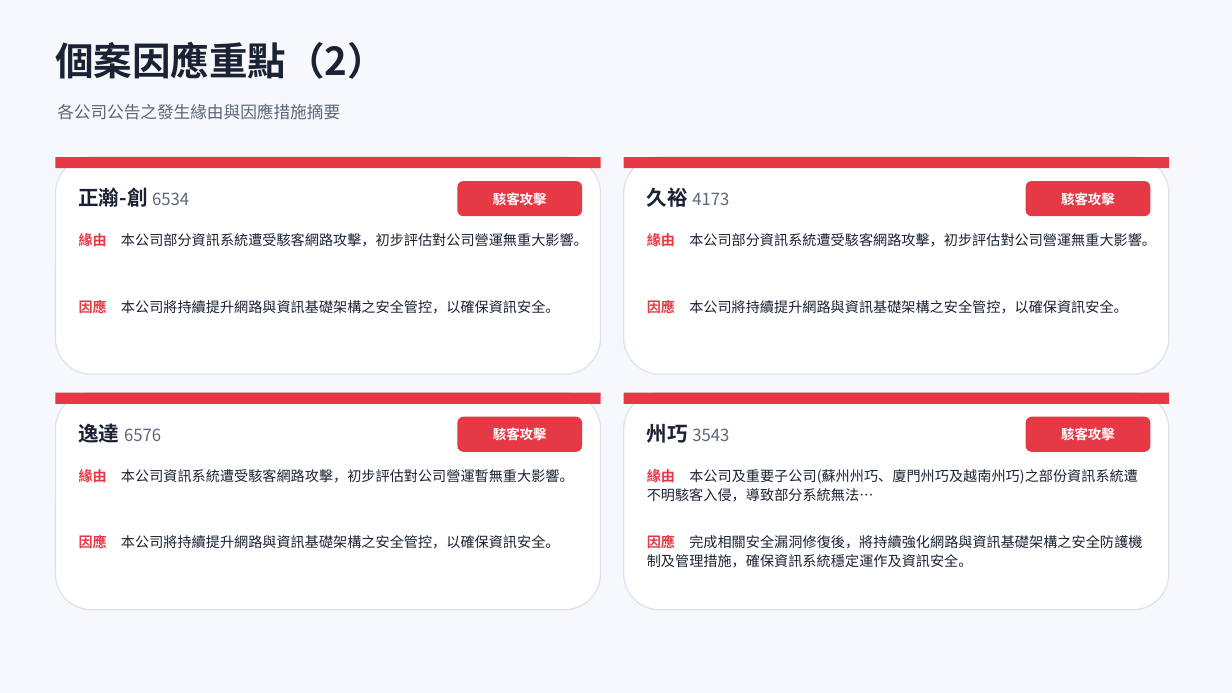
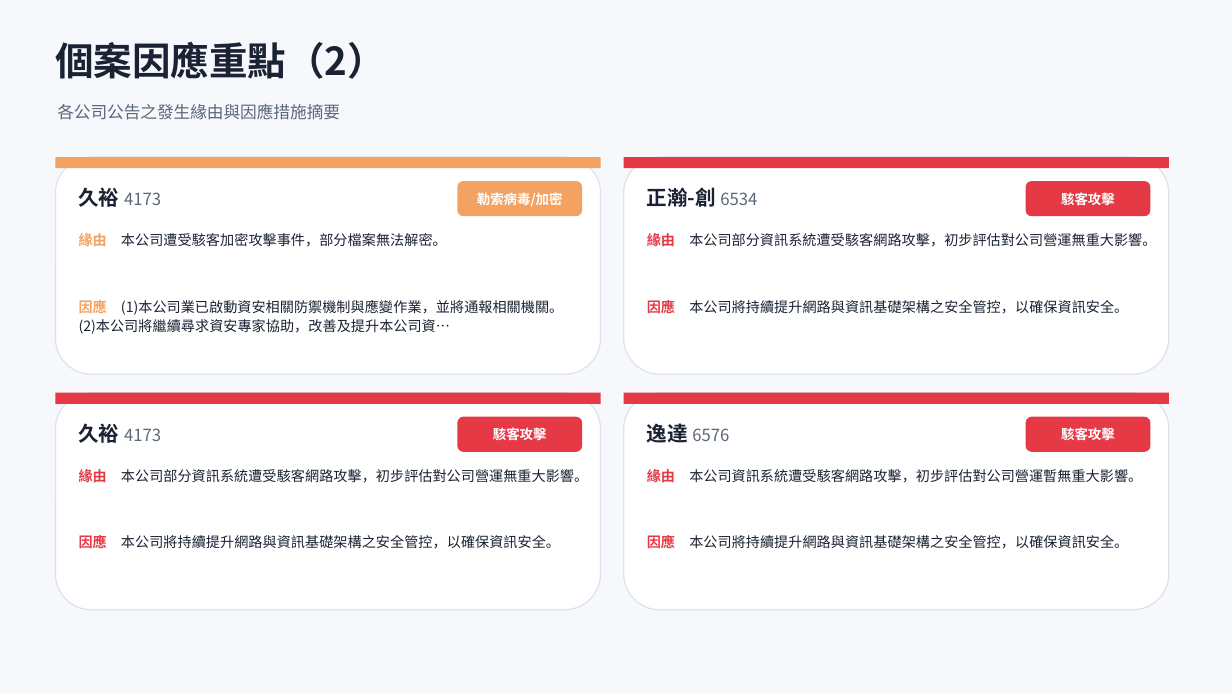
Before and after one commit to Johnnylin77/mops-isec-monitor, a slide deck: slide 7 of 資安事件因應分析.pptx. Drawn at 1232x693 pixels with LibreOffice and Linux fonts; fonts in the diff are those of the drawing. Boxes give left, top, right and bottom in pixels: in the first picture for what was removed or moved away, otherwise in the second. Text is boxed around its words. In the diff, an @@ line names an element or a change of style, - is before the commit and + after.

```diff
--- a/資安事件因應分析.pptx
+++ b/資安事件因應分析.pptx
@@ rectangle at [55,157,601,168]: fill #E63946 to #F4A261 @@
@@ text at [79,187,161,207]: text changed; size 16 to 13 pt; text colour #1A2233 to #5C6679; bold off @@
-正瀚-創 6534
+久裕 4173
@@ rounded rectangle at [457,181,582,216]: fill #E63946 to #F4A261 @@
@@ text at [477,192,563,207]: text changed @@
-駭客攻擊
+勒索病毒/加密
@@ text at [647,187,757,207]: text changed; size 13 to 16 pt; text colour #5C6679 to #1A2233; bold on @@
-久裕 4173
+正瀚-創 6534
@@ text at [79,233,447,247]: text changed @@
-緣由 本公司部分資訊系統遭受駭客網路攻擊，初步評估對公司營運無重大影響。
+緣由 本公司遭受駭客加密攻擊事件，部分檔案無法解密。
@@ text at [79,298,563,334]: text changed @@
-因應 本公司將持續提升網路與資訊基礎架構之安全管控，以確保資訊安全。
+因應 (1)本公司業已啟動資安相關防禦機制與應變作業，並將通報相關機關。(2)本公司將繼續尋求資安專家協助，改善及提升本公司資…
@@ text at [79,423,161,443]: text changed @@
-逸達 6576
+久裕 4173
@@ text at [647,421,729,447]: text changed @@
-州巧 3543
+逸達 6576
@@ text at [79,467,588,485]: text changed @@
-緣由 本公司資訊系統遭受駭客網路攻擊，初步評估對公司營運暫無重大影響。
+緣由 本公司部分資訊系統遭受駭客網路攻擊，初步評估對公司營運無重大影響。
@@ text at [647,467,1142,485]: text changed @@
-緣由 本公司及重要子公司(蘇州州巧、廈門州巧及越南州巧)之部份資訊系統遭不明駭客入侵，導致部分系統無法…
+緣由 本公司資訊系統遭受駭客網路攻擊，初步評估對公司營運暫無重大影響。
@@ text at [647,533,1128,551]: text changed @@
-因應 完成相關安全漏洞修復後，將持續強化網路與資訊基礎架構之安全防護機制及管理措施，確保資訊系統穩定運作及資訊安全。
+因應 本公司將持續提升網路與資訊基礎架構之安全管控，以確保資訊安全。
```
Also in this commit, not shown: 6 other slides changed, 2 other files.
